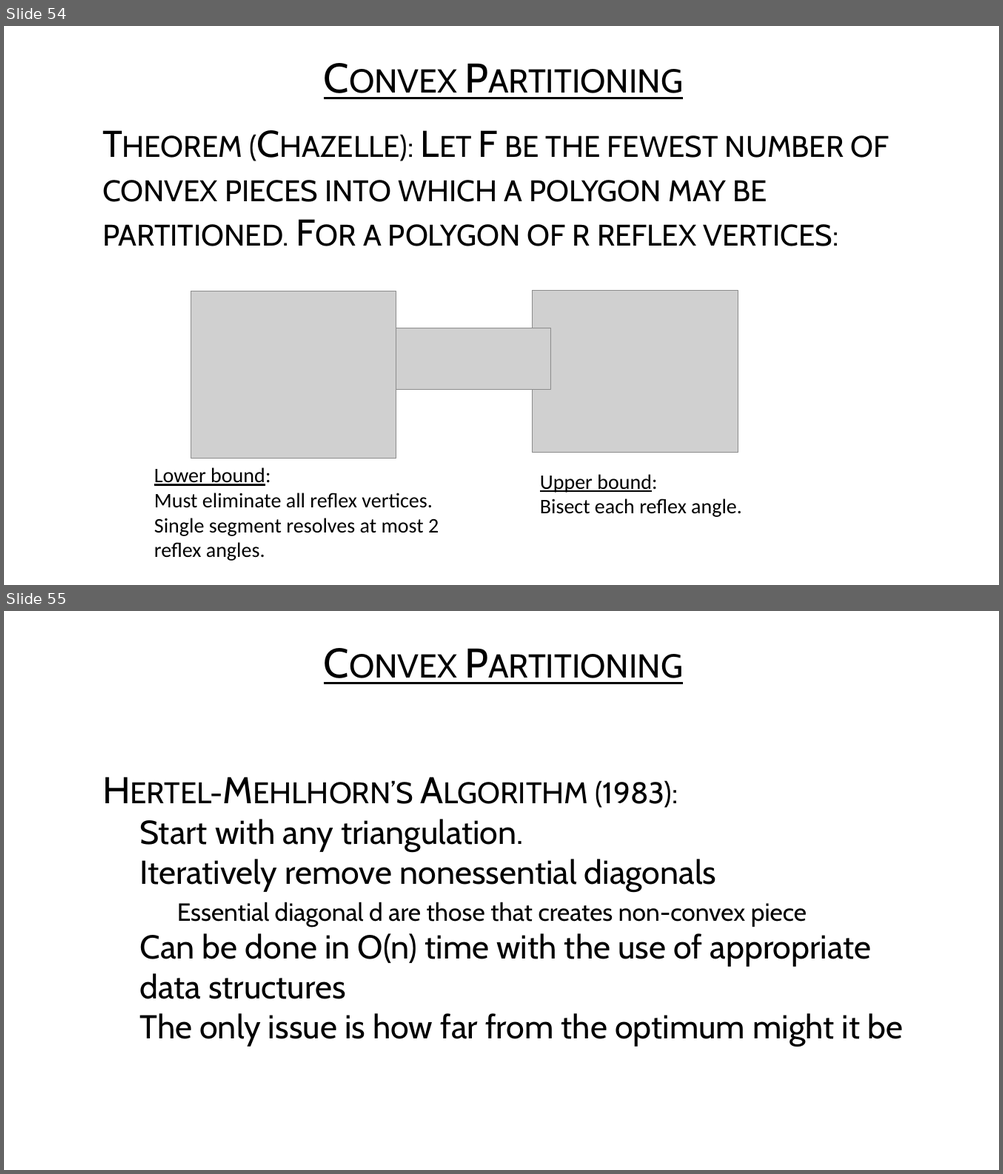
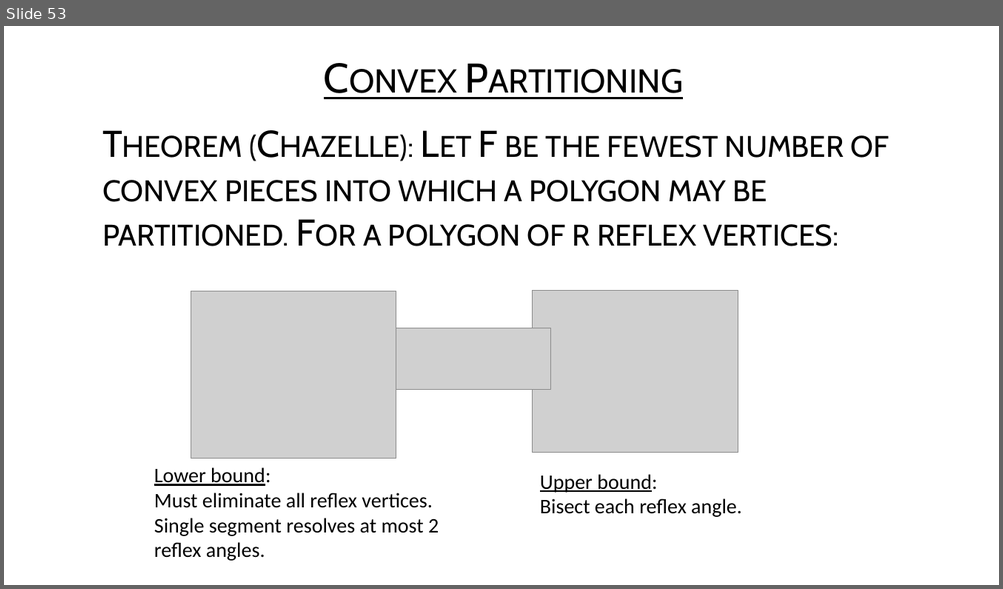
Before and after one commit to USFDataVisualization/Computational-Geometry-Lecture, a slide deck: L07-polygon_partitioning.pptx. Shown one above the other, each under a label of ours: slides 54 and 55 before the commit, slide 53 after it. The pictures are 1003x1174 and 1003x589 pixels, drawn with LibreOffice and Linux fonts; fonts in the diff are those of the drawing; grey boxes stand for pictures; background and template pictures are left out. Boxes give left, top, right and bottom in pixels: in the first picture for what was removed or moved away, otherwise in the second. Text is boxed around its words. In the diff, an @@ line names an element or a change of style, - is before the commit and + after.

```diff
--- a/L07-polygon_partitioning.pptx
+++ b/L07-polygon_partitioning.pptx
@@ slide 55 removed at (4, 611, 999, 1170), background #FFFFFF @@
@@ text removed at (134, 632, 868, 696) @@
-• Convex Partitioning
@@ text removed at (139, 780, 902, 1046) @@
-• Hertel-Mehlhorn’s Algorithm (1983):
-  • Start with any triangulation.
-  • Iteratively remove nonessential diagonals
-    • Essential diagonal d are those that creates non-convex piece
-  • Can be done in O(n) time with the use of appropriate data structures
-  • The only issue is how far from the optimum might it be
@@ what was slide 54 is now slide 53 @@
```
Also in this commit, not shown: 1 slide changed, 3 other slides removed, 1 other file.
